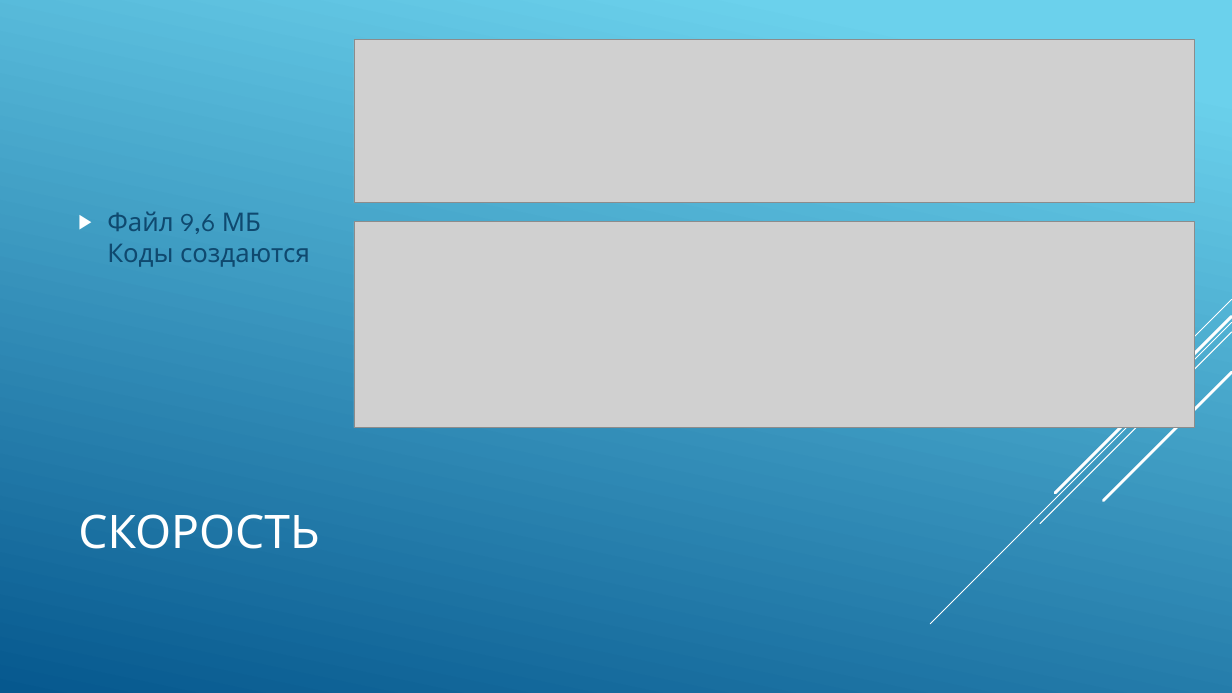
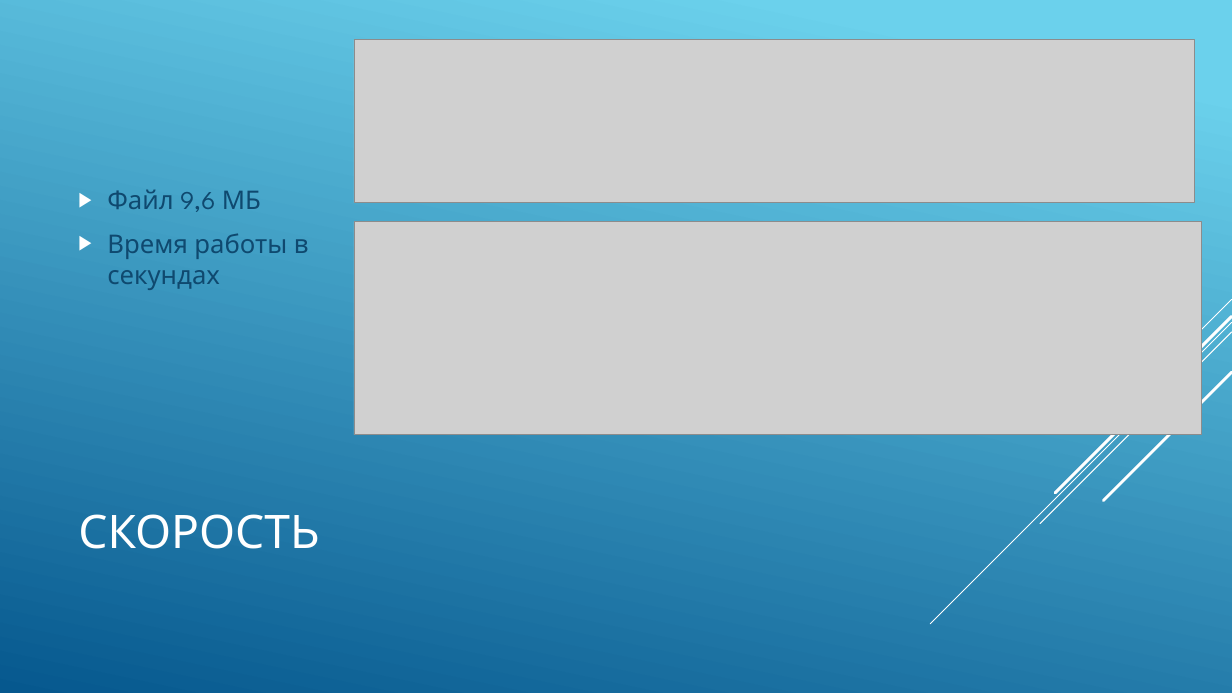
Before and after one commit to BrainRuiner/Shannon-Fano_coding, a slide deck: slide 7 of paperWork/Petrov_Konstantin_5130904_30003.pptx. Drawn at 1232x693 pixels with LibreOffice and Linux fonts; fonts in the diff are those of the drawing; grey boxes stand for pictures. Boxes give left, top, right and bottom in pixels: in the first picture for what was removed or moved away, otherwise in the second. Text is boxed around its words. In the diff, an @@ line names an element or a change of style, - is before the commit and + after.

Commit message:
finished presentation

```diff
--- a/paperWork/Petrov_Konstantin_5130904_30003.pptx
+++ b/paperWork/Petrov_Konstantin_5130904_30003.pptx
@@ text at (x1=107, y1=189, x2=309, y2=290): text changed @@
-▶ Файл 9,6 МБ
-  Коды создаются
+▶ Файл 9,6 МБ
+▶ Время работы в секундах
@@ picture resized from (x1=354, y1=222, x2=1195, y2=428) to (x1=354, y1=222, x2=1202, y2=435) @@
```
